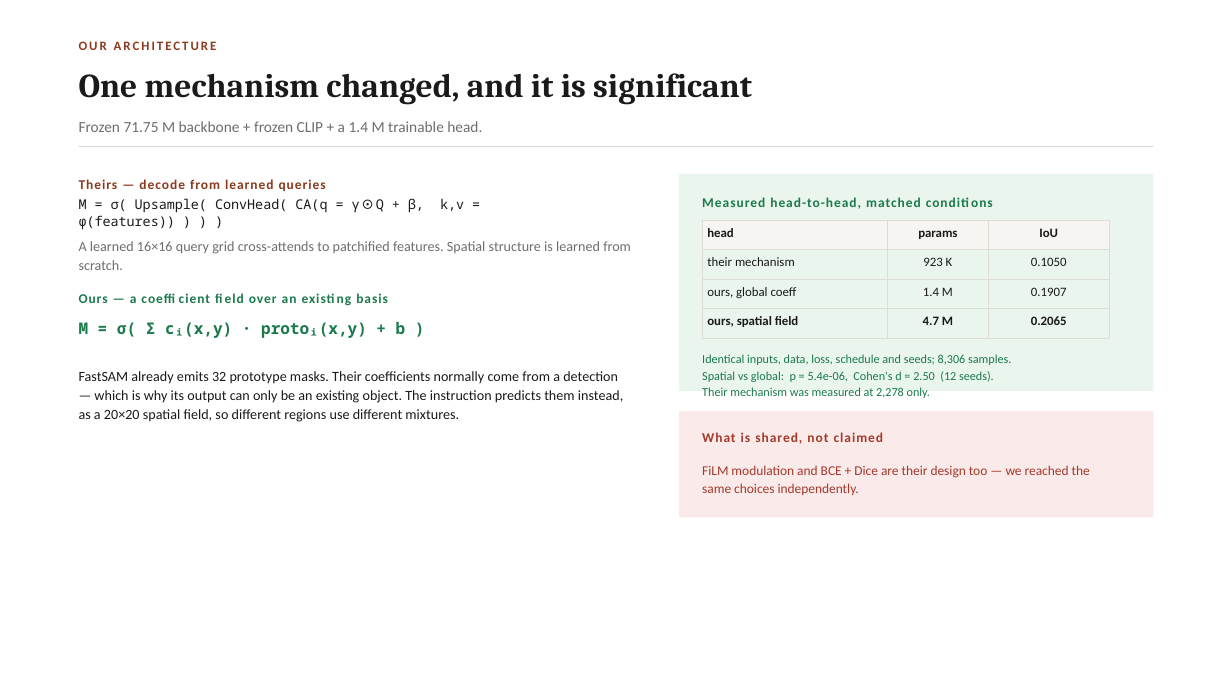
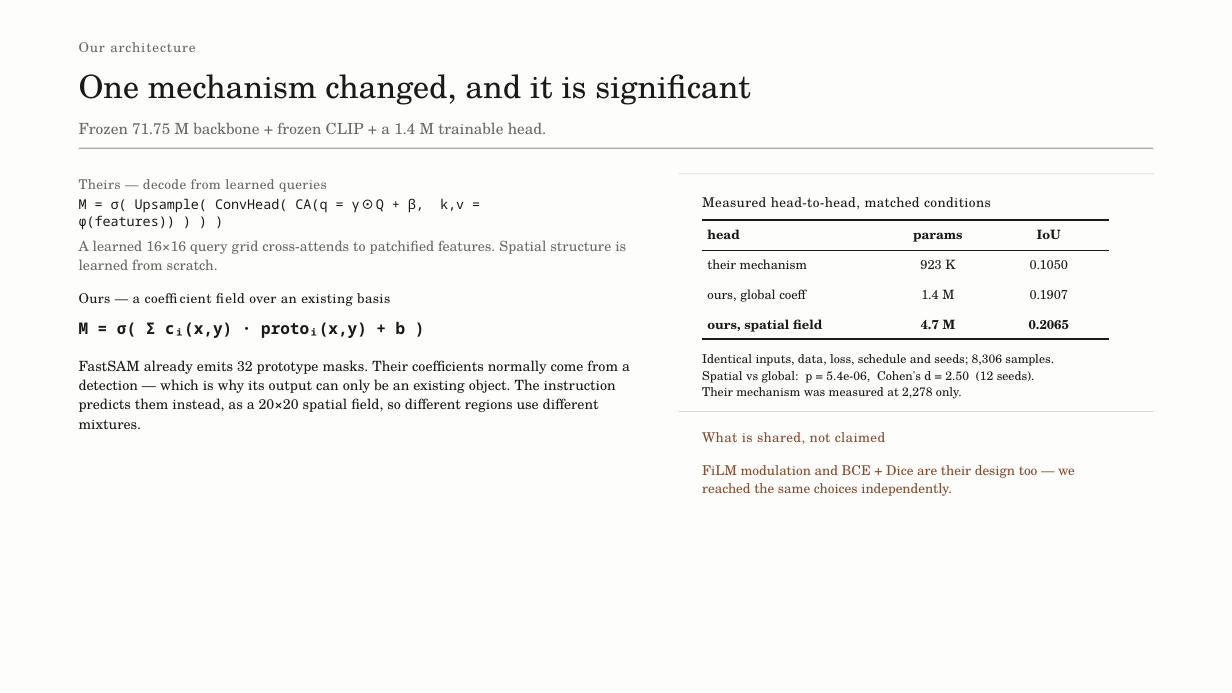
Before and after one commit to Amritha902/edit-region-prediction, a slide deck: slide 5 of deck/ISE_Review1_Final.pptx. Drawn at 1232x693 pixels with LibreOffice and Linux fonts; fonts in the diff are those of the drawing. Boxes give left, top, right and bottom in pixels: in the first picture for what was removed or moved away, otherwise in the second. Text is boxed around its words. In the diff, an @@ line names an element or a change of style, - is before the commit and + after.

```diff
--- a/deck/ISE_Review1_Final.pptx
+++ b/deck/ISE_Review1_Final.pptx
@@ background #FFFFFF to #FDFDFC @@
@@ text at box(79, 42, 195, 52): text changed; size 10 to 10.5 pt; font Calibri to TeX Gyre Schola; text colour #8C3A1E to #6B6963; bold off @@
-OUR ARCHITECTURE
+Our architecture
@@ text "One mechanism changed, and it ..." at box(79, 74, 750, 105): size 26 to 25 pt, font Cambria to TeX Gyre Schola, text colour #1A1A1A to #1B1A17, bold off @@
@@ text "Frozen 71.75 M backbone + ..." at box(79, 122, 547, 134): font Calibri to TeX Gyre Schola, text colour #6E6E6E to #6B6963 @@
@@ rectangle at box(79, 148, 1153, 149): fill #DEDCD7 to #1B1A17 @@
@@ text "Theirs — decode from learned ..." at box(79, 179, 327, 192): font Calibri to TeX Gyre Schola, text colour #8C3A1E to #6B6963, letter spacing 0.8 to 0.3 pt, bold off @@
@@ rectangle: place and size @@
-rectangle at box(679, 174, 1153, 391)
+rectangle at box(679, 174, 1153, 175)
@@ rectangle at box(679, 174, 1153, 175): fill #EAF5EE to #C9C6BD @@
@@ text "Measured head-to-head, matched conditions" at box(702, 197, 991, 210): font Calibri to TeX Gyre Schola, text colour #1B7A4B to #1B1A17, letter spacing 0.8 to 0.3 pt, bold off @@
@@ text "A learned 16×16 query grid ..." at box(79, 240, 626, 270): font Calibri to TeX Gyre Schola, text colour #6E6E6E to #6B6963 @@
@@ table at box(702, 220, 1109, 336) @@
@@ fill #F6F5F2 to none in row 1 @@
@@ fill #EAF5EE to none in row 4 @@
@@ font Calibri to TeX Gyre Schola, text colour #1A1A1A to #1B1A17 @@
@@ borders changed @@
@@ text "Ours — a coefficient field ..." at box(79, 293, 390, 306): font Calibri to TeX Gyre Schola, text colour #1B7A4B to #1B1A17, letter spacing 0.8 to 0.3 pt, bold off @@
@@ text "M = σ( Σ cᵢ(x,y) ..." at box(79, 321, 406, 338): text colour #1B7A4B to #1B1A17 @@
@@ text "FastSAM already emits 32 prototype ..." at box(79, 360, 630, 429): font Calibri to TeX Gyre Schola, text colour #1A1A1A to #1B1A17 @@
@@ text "Identical inputs, data, loss, schedule ..." at box(702, 354, 1054, 399): font Calibri to TeX Gyre Schola, text colour #1B7A4B to #1B1A17 @@
@@ rectangle: place and size @@
-rectangle at box(679, 411, 1153, 518)
+rectangle at box(679, 411, 1153, 412)
@@ rectangle at box(679, 411, 1153, 412): fill #FBEAEA to #C9C6BD @@
@@ text "What is shared, not claimed" at box(702, 432, 885, 444): font Calibri to TeX Gyre Schola, text colour #A33A2C to #8A4A2C, letter spacing 0.8 to 0.3 pt, bold off @@
@@ text "FiLM modulation and BCE + ..." at box(702, 465, 1075, 496): font Calibri to TeX Gyre Schola, text colour #A33A2C to #8A4A2C @@
```
Also in this commit, not shown: 12 other slides changed, 5 other files.
